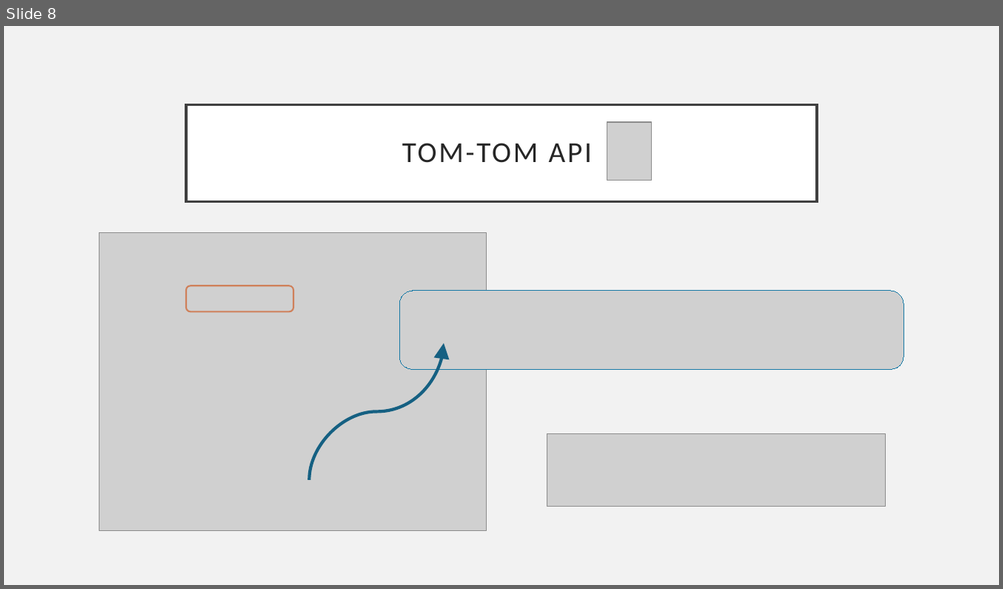
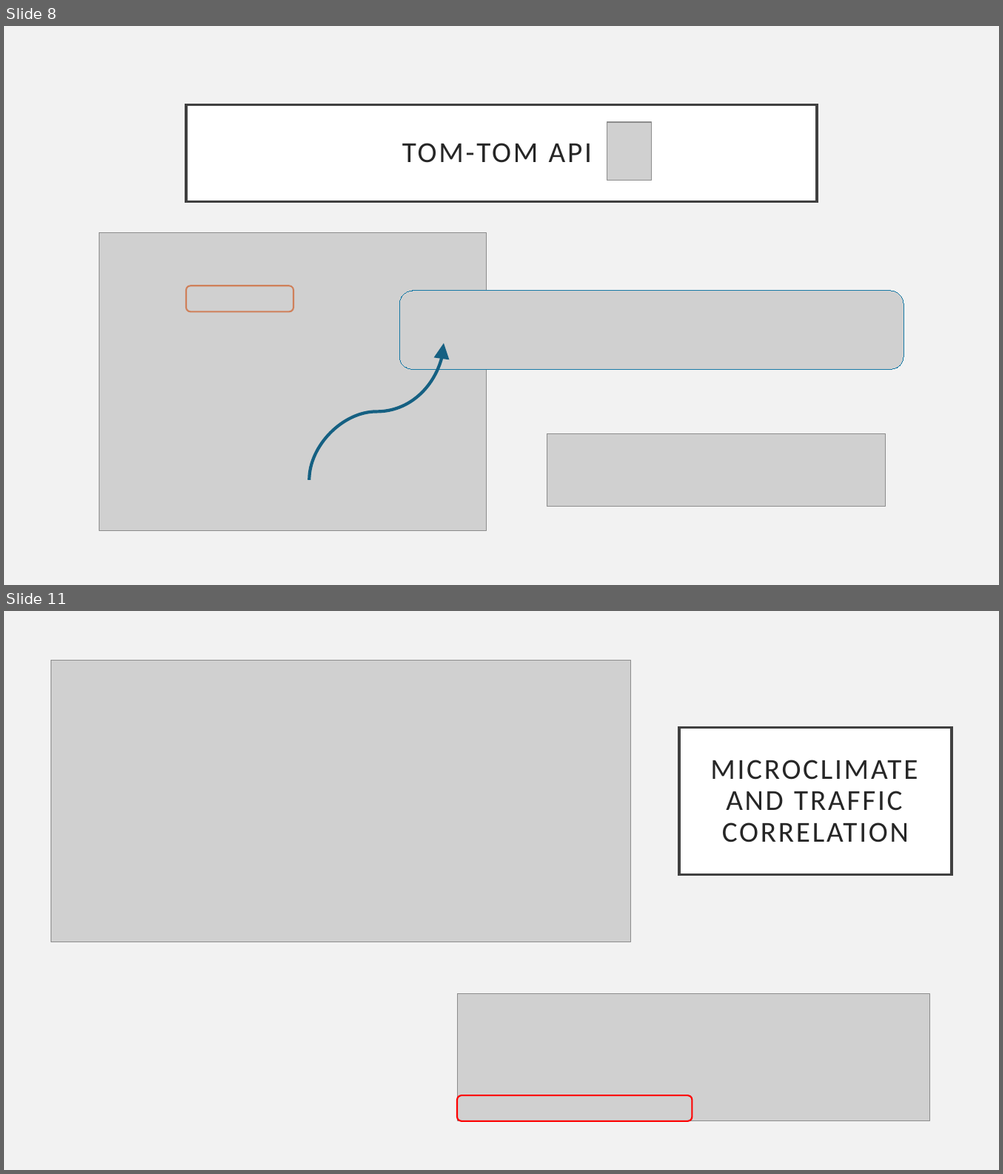
Before and after one commit to georgiaps/IoT_Project, a slide deck: presentations/City Microclimate and Traffic Analysis__v2.pptx. Shown one above the other, each under a label of ours: slide 8 before the commit, slides 8 and 11 after it; the slides between them are not shown. The pictures are 1003x589 and 1003x1174 pixels, drawn with LibreOffice and Linux fonts; fonts in the diff are those of the drawing; grey boxes stand for pictures. Boxes give left, top, right and bottom in pixels: in the first picture for what was removed or moved away, otherwise in the second. Text is boxed around its words. In the diff, an @@ line names an element or a change of style, - is before the commit and + after.

```diff
--- a/presentations/City Microclimate and Traffic Analysis__v2.pptx
+++ b/presentations/City Microclimate and Traffic Analysis__v2.pptx
@@ slide 11 added at (4,611,999,1170), background #F2F2F2 @@
@@ picture added at (51,661,630,943) @@
@@ title added at (679,727,951,875), fill #FFFFFF, outline #404040 2.5 pt, 28 pt, text #262626 @@
+MICROCLIMATE AND TRAFFIC CORRELATION
@@ picture added at (457,994,929,1122) @@
@@ rounded rectangle added at (457,1096,692,1122), outline #FF0000 1.5 pt @@
```
Also in this commit, not shown: 6 slides changed, 2 other slides added, 1 slide removed.
